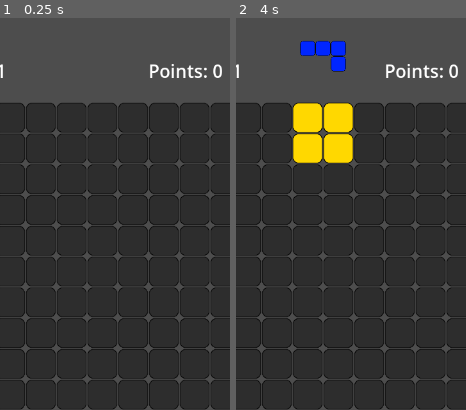
Above: before the commit, frames 1-2 (left to right).
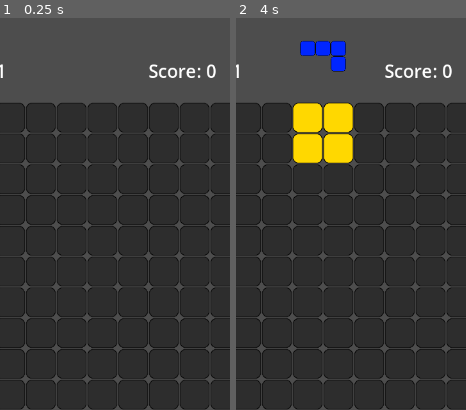
Above: after the commit, the same moments.

Repository: Boyquotes/Godot-tetris-3
Game: Godot game, scene res://Main.tscn
Same seed, same stepped clock (60 frames per second), same inputs: the game is played once before the commit and once after it.
Inputs:
- Up to frame 1 (0.25 s): no input
- Up to frame 2 (4 s): click "Start" at 0.5 s; click "Restart" at 1.25 s; click "Restart" at 2 s; click "Restart" at 2.75 s; click "Left" at 3.5 s
The pictures show only the part of the screen within x 33-83%, y 0-50%; the shares and areas given below are measured in that part.

The runs differ from the first frame. In frame 1, 0.6% of the frame differs, in the area x 64-97%, y 11-16%; in frame 2, 0.6%.

Commit message:
Change variables names

Diff:
--- a/Block.tscn
+++ b/Block.tscn
@@ -1,11 +1,12 @@
-[gd_scene load_steps=2 format=3 uid="uid://dfuv4uof32gi0"]
+[gd_scene load_steps=2 format=3 uid="uid://cg2rgx1o7curi"]
 
-[ext_resource type="Texture2D" uid="uid://bhm7leqija7o0" path="res://assets/BlockWhite.png" id="1_a0beg"]
+[sub_resource type="CompressedTexture2D" id="CompressedTexture2D_pbrpp"]
+load_path = "res://.godot/imported/BlockWhite.png-e0105436acd999264d9ef905d328a69d.ctex"
 
 [node name="Node2D" type="Node2D"]
 
 [node name="Block" type="Sprite2D" parent="."]
-texture = ExtResource("1_a0beg")
+texture = SubResource("CompressedTexture2D_pbrpp")
 centered = false
 
 [connection signal="draw" from="Block" to="Block" method="_on_draw"]
--- a/GreenBlock.tscn
+++ b/BlockL.tscn
@@ -1,11 +1,11 @@
-[gd_scene load_steps=2 format=3 uid="uid://pyfaivbhbcd7"]
+[gd_scene load_steps=2 format=3 uid="uid://e3n4siethhd0"]
 
-[ext_resource type="Texture2D" uid="uid://cr21q2readgoi" path="res://assets/Block5.png" id="1_rfr11"]
+[ext_resource type="Texture2D" uid="uid://d1se6nf1twy0n" path="res://assets/Block3.png" id="1_rlw1v"]
 
 [node name="Node2D" type="Node2D"]
 
 [node name="Block" type="Sprite2D" parent="."]
-texture = ExtResource("1_rfr11")
+texture = ExtResource("1_rlw1v")
 centered = false
 
 [connection signal="draw" from="Block" to="Block" method="_on_draw"]
--- a/OrangeBlock.tscn
+++ b/BlockS.tscn
@@ -1,11 +1,11 @@
-[gd_scene load_steps=2 format=3 uid="uid://e3n4siethhd0"]
+[gd_scene load_steps=2 format=3 uid="uid://pyfaivbhbcd7"]
 
-[ext_resource type="Texture2D" uid="uid://d1se6nf1twy0n" path="res://assets/Block3.png" id="1_sh6we"]
+[ext_resource type="Texture2D" uid="uid://cr21q2readgoi" path="res://assets/Block5.png" id="1_rfr11"]
 
 [node name="Node2D" type="Node2D"]
 
 [node name="Block" type="Sprite2D" parent="."]
-texture = ExtResource("1_sh6we")
+texture = ExtResource("1_rfr11")
 centered = false
 
 [connection signal="draw" from="Block" to="Block" method="_on_draw"]
--- a/Main.gd
+++ b/Main.gd
@@ -1,14 +1,12 @@
 extends Node2D
 
-@onready var block = preload("res://Block.tscn")
-@onready var blueBlock = preload("res://BlueBlock.tscn")
-@onready var lightBlueBlock = preload("res://LightBlueBlock.tscn")
-@onready var greenBlock = preload("res://GreenBlock.tscn")
-@onready var orangeBlock = preload("res://OrangeBlock.tscn")
-@onready var redBlock = preload("res://RedBlock.tscn")
-@onready var yellowBlock = preload("res://YellowBlock.tscn")
-@onready var purpleBlock = preload("res://PurpleBlock.tscn")
-
+@onready var BlockI = preload("res://BlockI.tscn")
+@onready var BlockO = preload("res://BlockO.tscn")
+@onready var BlockT = preload("res://BlockT.tscn")
+@onready var BlockL = preload("res://BlockL.tscn")
+@onready var BlockJ = preload("res://BlockJ.tscn")
+@onready var BlockS = preload("res://BlockS.tscn")
+@onready var BlockZ = preload("res://BlockZ.tscn")
 
 const game_field_width = 10
 const game_field_height = 20
@@ -20,14 +18,14 @@
 const bottom_border = cell_size * (game_field_height / 2 - 1)
 const matrix_center = Vector2(-cell_size, -cell_size * (game_field_height / 2))
 
-@onready var tetromino_I = [lightBlueBlock, Vector2(-cell_size, 0), Vector2(0, 0), Vector2(cell_size, 0), Vector2(cell_size * 2, 0)]
-@onready var tetromino_O = [yellowBlock, Vector2(0, 0), Vector2(cell_size, 0), Vector2(cell_size, cell_size), Vector2(0, cell_size)]
-@onready var tetromino_T = [purpleBlock, Vector2(-cell_size, 0), Vector2(0, 0), Vector2(0, cell_size), Vector2(cell_size, 0)]
-@onready var tetromino_L = [orangeBlock, Vector2(-cell_size, cell_size), Vector2(-cell_size, 0), Vector2(0, 0), Vector2(cell_size, 0)]
-@onready var tetromino_J = [blueBlock, Vector2(-cell_size, 0), Vector2(0, 0), Vector2(cell_size, 0), Vector2(cell_size, cell_size)]
-@onready var tetromino_S = [greenBlock, Vector2(-cell_size, cell_size), Vector2(0, cell_size), Vector2(0, 0), Vector2(cell_size, 0)]
-@onready var tetromino_Z = [redBlock, Vector2(-cell_size, 0), Vector2(0, 0), Vector2(0, cell_size), Vector2(cell_size, cell_size)]
-@onready var tetromino_coords = [tetromino_I, tetromino_O, tetromino_T, tetromino_L, tetromino_J, tetromino_S, tetromino_Z]
+@onready var tetromino_I = [BlockI, Vector2(-cell_size, 0), Vector2(0, 0), Vector2(cell_size, 0), Vector2(cell_size * 2, 0)]
+@onready var tetromino_O = [BlockO, Vector2(0, 0), Vector2(cell_size, 0), Vector2(cell_size, cell_size), Vector2(0, cell_size)]
+@onready var tetromino_T = [BlockT, Vector2(-cell_size, 0), Vector2(0, 0), Vector2(0, cell_size), Vector2(cell_size, 0)]
+@onready var tetromino_L = [BlockL, Vector2(-cell_size, cell_size), Vector2(-cell_size, 0), Vector2(0, 0), Vector2(cell_size, 0)]
+@onready var tetromino_J = [BlockJ, Vector2(-cell_size, 0), Vector2(0, 0), Vector2(cell_size, 0), Vector2(cell_size, cell_size)]
+@onready var tetromino_S = [BlockS, Vector2(-cell_size, cell_size), Vector2(0, cell_size), Vector2(0, 0), Vector2(cell_size, 0)]
+@onready var tetromino_Z = [BlockZ, Vector2(-cell_size, 0), Vector2(0, 0), Vector2(0, cell_size), Vector2(cell_size, cell_size)]
+@onready var tetromino_info = [tetromino_I, tetromino_O, tetromino_T, tetromino_L, tetromino_J, tetromino_S, tetromino_Z]
 
 const speed_multiplier = 0.95
 const max_speed = 0.01
@@ -44,7 +42,7 @@
 var speed
 var no_pause
 
-var points
+var score
 
 var matrix_coords
 var blocks
@@ -61,7 +59,7 @@
 	$GameTimer.wait_time = speed
 	$PressedTimer.wait_time = pressed_timer_speed
 
-	points = 0
+	score = 0
 
 	matrix_coords = matrix_center
 	blocks = []
@@ -69,7 +67,7 @@
 	fallen_blocks = []
 	fallen_blocks_coords = []
 
-	next_tetromino = randi_range(0, len(tetromino_coords) - 1)
+	next_tetromino = randi_range(0, len(tetromino_info) - 1)
 
 	left_button_pressed = false
 	left_button_pressed_ticks = 0
@@ -80,7 +78,7 @@
 
 	change_interface_size()
 
-	$PointsLable.text = "Points: " + str(points)
+	$ScoreLable.text = "Score: " + str(score)
 	$SpeedLable.text = "Speed: " + str(snapped(1 / speed, 0.001))
 
 	$PauseButton.visible = false
@@ -102,8 +100,8 @@
 	$SpeedLable.position = Vector2(window_center.x - cell_size * interface_scale * 5, window_center.y - cell_size * interface_scale * 11.5)
 	$SpeedLable.size = Vector2(cell_size * interface_scale * button_size, cell_size * interface_scale * button_size / 2)
 
-	$PointsLable.position = Vector2(window_center.x + cell_size * interface_scale * 2, window_center.y - cell_size * interface_scale * 11.5)
-	$PointsLable.size = Vector2(cell_size * interface_scale * button_size, cell_size * interface_scale * button_size / 2)
+	$ScoreLable.position = Vector2(window_center.x + cell_size * interface_scale * 2, window_center.y - cell_size * interface_scale * 11.5)
+	$ScoreLable.size = Vector2(cell_size * interface_scale * button_size, cell_size * interface_scale * button_size / 2)
 
 	$NextTetrominoPicture.position = Vector2(window_center.x - cell_size * interface_scale * button_size / 2, window_center.y - cell_size * interface_scale * (intrface_height - 1) / 2)
 	$NextTetrominoPicture.size = Vector2(cell_size * interface_scale * button_size, cell_size * interface_scale * button_size)
@@ -134,15 +132,18 @@
 
 func _on_game_timer_timeout():
 	if blocks == []:
+		var tetromino
+		var block_color
+
 		left_button_pressed_ticks = 0
 		down_button_pressed_ticks = 0
 		right_button_pressed_ticks = 0
 
-		var block_descr = tetromino_coords[new_tetromino()]
-		blocks_relative_coords = block_descr.slice(-4).duplicate()
-
-		var b = block_descr[0];
-		blocks = [b.instantiate(), b.instantiate(), b.instantiate(), b.instantiate()]
+		tetromino = tetromino_info[new_tetromino()]
+		blocks_relative_coords = tetromino.slice(1).duplicate()
+
+		block_color = tetromino[0];
+		blocks = [block_color.instantiate(), block_color.instantiate(), block_color.instantiate(), block_color.instantiate()]
 		for i in len(blocks_relative_coords):
 			$GameField.add_child(blocks[i])
 
@@ -206,7 +207,7 @@
 	var present_tetromino
 
 	while true:
-		new_tetromino = randi_range(0, len(tetromino_coords) - 1)
+		new_tetromino = randi_range(0, len(tetromino_info) - 1)
 
 		if new_tetromino != next_tetromino:
 			present_tetromino = next_tetromino
@@ -216,15 +217,15 @@
 
 			return present_tetromino
 
-func add_points(number_filled_lines):
-	var extra_points = 0
+func update_score(number_filled_lines):
+	var new_points = 0
 
 	for i in number_filled_lines:
-		extra_points = extra_points * 2 + 100
-
-	points += extra_points
-
-	$PointsLable.text = "Points: " + str(points)
+		new_points = new_points * 2 + 100
+
+	score += new_points
+
+	$ScoreLable.text = "Score: " + str(score)
 
 func change_speed(number_filled_lines):
 	speed *= speed_multiplier ** number_filled_lines
@@ -279,7 +280,7 @@
 		remove_filled_lines(filled_lines_indexes)
 		move_fallen_blocks_down(filled_lines_coords_y)
 
-		add_points(number_filled_lines)
+		update_score(number_filled_lines)
 		change_speed(number_filled_lines)
 
 func remove_filled_lines(filled_lines_indexes):
--- a/Main.tscn
+++ b/Main.tscn
@@ -24,13 +24,13 @@
 text = "Speed: 1"
 vertical_alignment = 1
 
-[node name="PointsLable" type="Label" parent="."]
+[node name="ScoreLable" type="Label" parent="."]
 offset_left = 480.0
 offset_top = 72.0
 offset_right = 576.0
 offset_bottom = 120.0
 theme_type_variation = &"HeaderLarge"
-text = "Points: 0"
+text = "Score: 0"
 vertical_alignment = 1
 
 [node name="NextTetrominoPicture" type="TextureRect" parent="."]
--- a/project.godot
+++ b/project.godot
@@ -53,6 +53,10 @@
 , Object(InputEventKey,"resource_local_to_scene":false,"resource_name":"","device":-1,"window_id":0,"alt_pressed":false,"shift_pressed":false,"ctrl_pressed":false,"meta_pressed":false,"pressed":false,"keycode":0,"physical_keycode":4194321,"key_label":0,"unicode":0,"echo":false,"script":null)
 ]
 }
+d={
+"deadzone": 0.5,
+"events": []
+}
 
 [rendering]
 
Renamed: LightBlueBlock.tscn -> BlockI.tscn
Renamed: BlueBlock.tscn -> BlockJ.tscn
Renamed: YellowBlock.tscn -> BlockO.tscn
Not shown: 1 places in BlockT.tscn that only renumber resources
Renamed: RedBlock.tscn -> BlockZ.tscn
Binary file removed: assets/BlockWhite.png
Not shown, removed: assets/BlockWhite.png.import
Binary file removed: docs/Tetris_screenshot.png
Not shown, removed: docs/Tetris_screenshot.png.import
